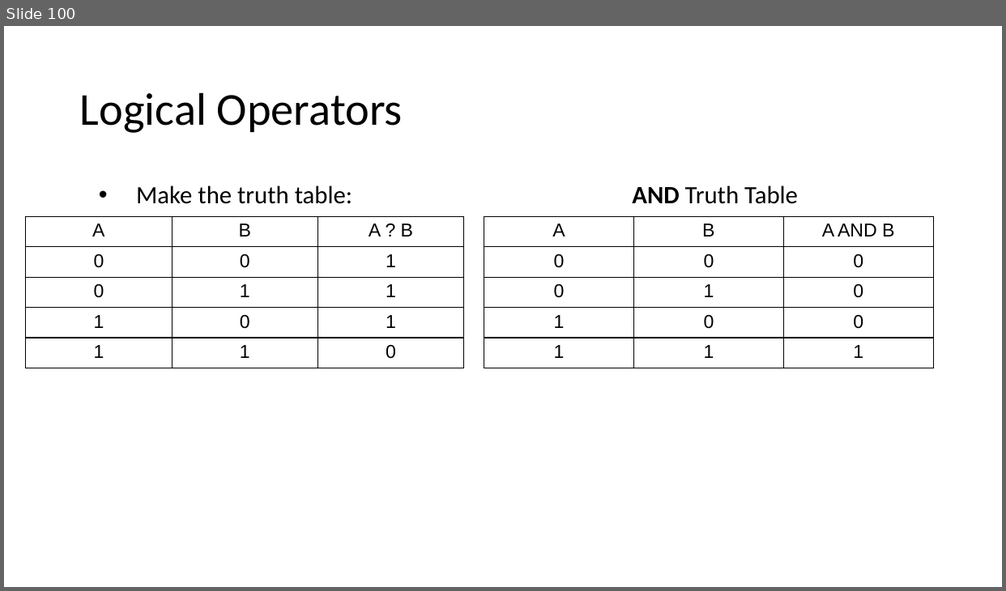
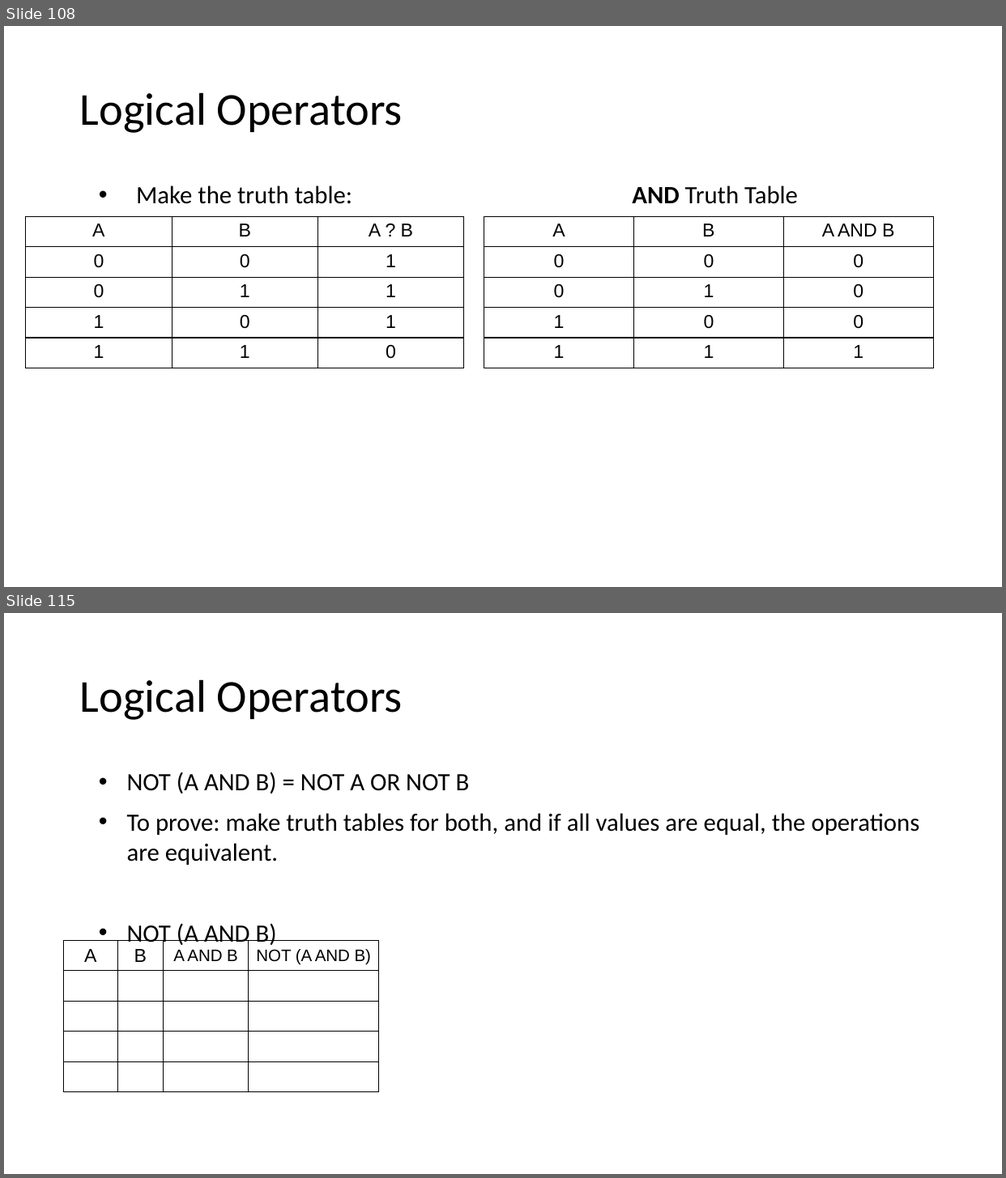
Before and after one commit to MrJoshGross/Course-Curricular-Material, a slide deck: wip/Lecture 2 - Binary, Logic, and Logical Operators.pptx. Shown one above the other, each under a label of ours: slide 100 before the commit, slides 108 and 115 after it; the slides between them are not shown. The pictures are 1006x591 and 1006x1178 pixels, drawn with LibreOffice and Linux fonts; fonts in the diff are those of the drawing. Boxes give left, top, right and bottom in pixels: in the first picture for what was removed or moved away, otherwise in the second. Text is boxed around its words. In the diff, an @@ line names an element or a change of style, - is before the commit and + after.

Commit message:
Update Lecture 2 - Binary, Logic, and Logical Operators.pptx
add truth table construction and de morgan's law

```diff
--- a/wip/Lecture 2 - Binary, Logic, and Logical Operators.pptx
+++ b/wip/Lecture 2 - Binary, Logic, and Logical Operators.pptx
@@ slide 115 added at [4, 613, 1002, 1174], background #FFFFFF @@
@@ title added at [80, 679, 403, 720], 44 pt, text #000000 @@
+Logical Operators
@@ text added at [127, 772, 920, 948], 24 pt, text #000000 @@
+• NOT (A AND B) = NOT A OR NOT B
+• To prove: make truth tables for both, and if all values are equal, the operations are equivalent.
+• NOT (A AND B)
@@ table added at [64, 941, 379, 1093], 5 rows, 4 columns @@
+A | B | A AND B | NOT (A AND B)
+ |  |  | 
+ |  |  | 
+ |  |  | 
+ |  |  | 
@@ what was slide 100 is now slide 108 @@
```
Also in this commit, not shown: 4 slides changed, 38 other slides added.
